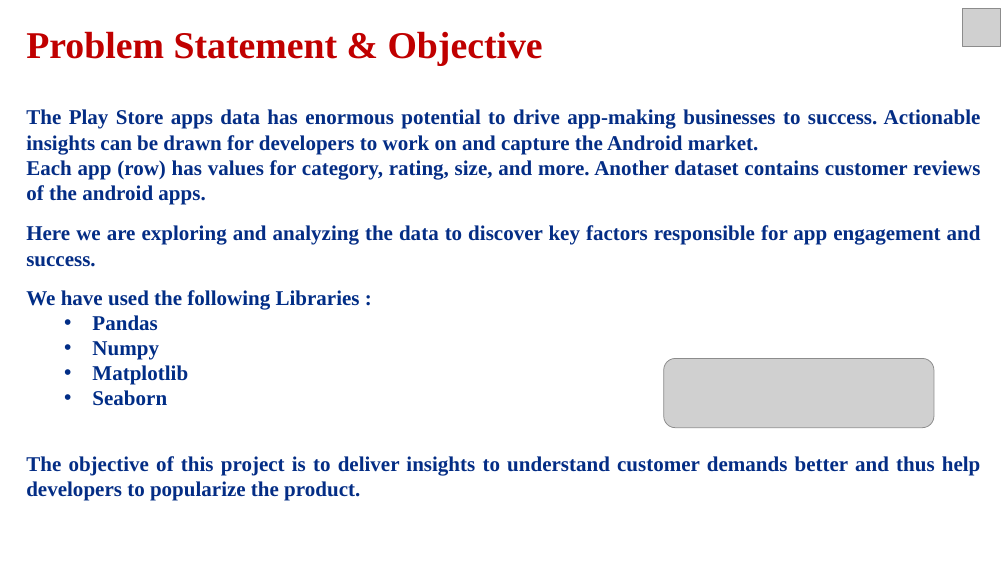
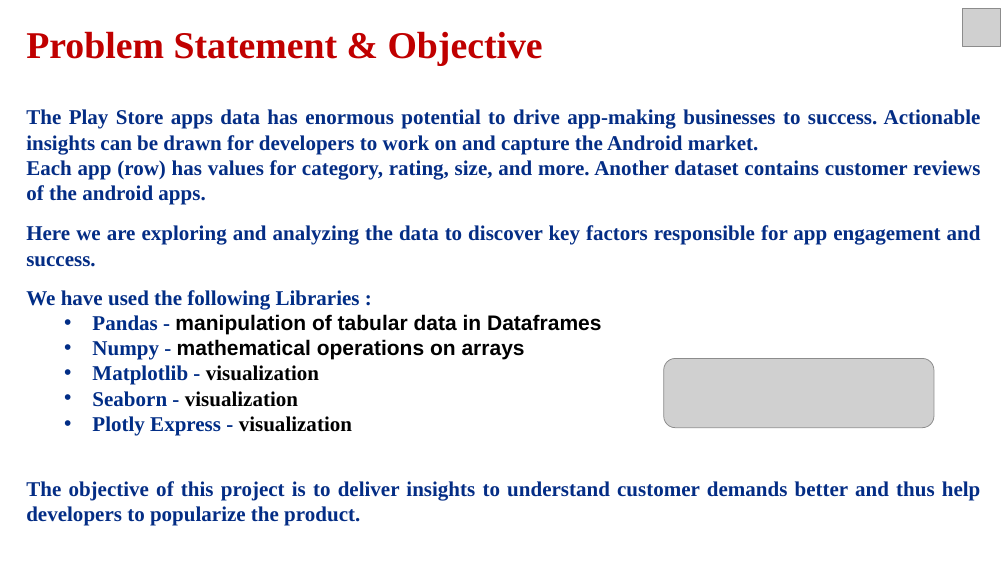
Before and after one commit to vivek16pawar/EDA-CAPSTONE, a slide deck: slide 3 of EDA_Presentation.pptx. Drawn at 1008x567 pixels with LibreOffice and Linux fonts; fonts in the diff are those of the drawing; grey boxes stand for pictures. Boxes give left, top, right and bottom in pixels: in the first picture for what was removed or moved away, otherwise in the second. Text is boxed around its words. In the diff, an @@ line names an element or a change of style, - is before the commit and + after.

```diff
--- a/EDA_Presentation.pptx
+++ b/EDA_Presentation.pptx
@@ text at bbox=[92, 314, 601, 435]: text changed; text colour gradient #012D86 to #0E2557 to #000000 @@
-  • Pandas
-  • Numpy
-  • Matplotlib
-  • Seaborn
+  • Pandas - manipulation of tabular data in Dataframes
+  • Numpy - mathematical operations on arrays
+  • Matplotlib - visualization
+  • Seaborn - visualization
+  • Plotly Express - visualization
```
Also in this commit, not shown: 11 other slides changed, 1 slide added.
